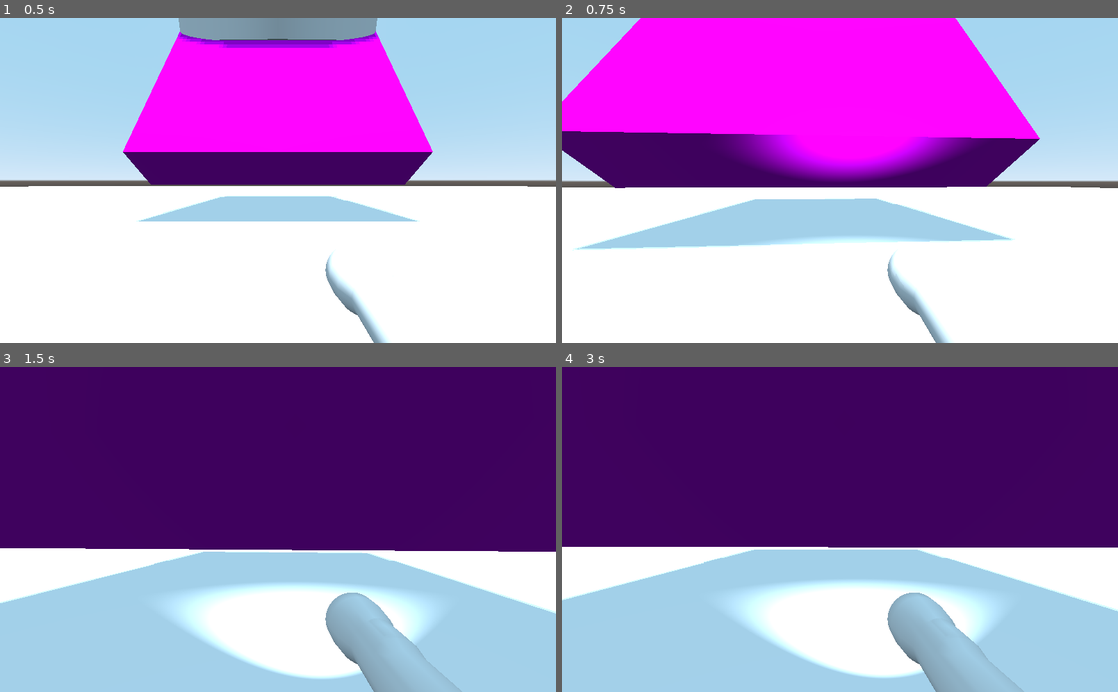
Above: before the commit, frames 1-4 (two rows, left to right).
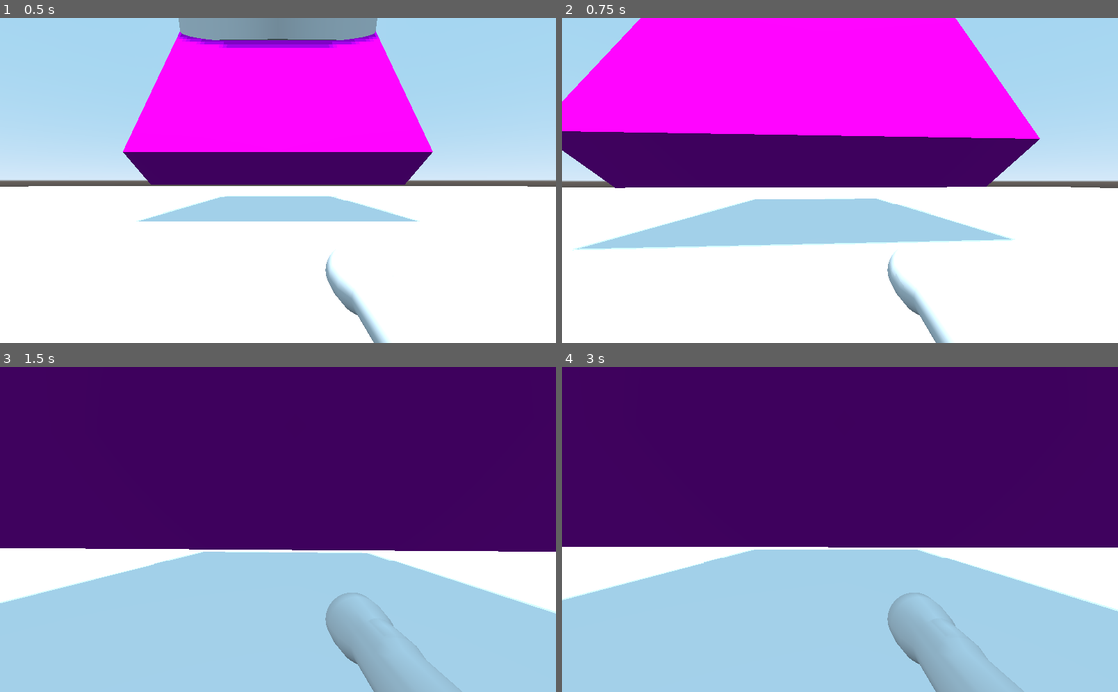
Above: after the commit, the same moments.

Repository: Gorzon38/EscapeGamesNSI
Game: Godot game, scene res://Main.tscn
The game is run twice, just before and just after one commit, with the same random seed, the same clock (stepped at 60 frames per second) and the same inputs.
Inputs (mouse positions are in pixels of both pictures, inside the frame that each line leads up to):
- Up to frame 1 (0.5 s): no input
- Up to frame 2 (0.75 s): tap Enter at 0.5 s; move the mouse to (867, 180) at 0.52 s; hold W (move_forward) from 0.53 s (still down); tap F at 0.6 s
- Up to frame 3 (1.5 s): keep holding W (move_forward); tap E at 0.8, 1.35 s; move the mouse to (250, 529) at 1.27 s
- Up to frame 4 (3 s): keep holding W (move_forward); tap F at 1.55, 2.1 s; move the mouse to (851, 523) at 2.02 s; tap E at 2.3, 2.85 s; move the mouse to (834, 536) at 2.77 s

Frame 1 is identical in both runs. In frame 2, 4.9% of the frame differs, in the area x 30-75%, y 35-71%; in frame 3, 7.6%; in frame 4, 7.8%, in the area x 31-78%, y 66-96%.

Commit message:
Update Player.gd

Diff:
--- a/Player/Player.gd
+++ b/Player/Player.gd
@@ -21,7 +21,7 @@
 		$Head.rotation_degrees.x -= event.relative.y * mouse_sensitivity / 18
 		$Head.rotation_degrees.x = clamp($Head.rotation_degrees.x, -90, 90)
 	if event is InputEventKey:
-		if event.scancode == KEY_E and event.pressed:
+		if event.scancode == KEY_F and event.pressed:
 			flashlight.turn_on_off()
 
 func _physics_process(delta):
